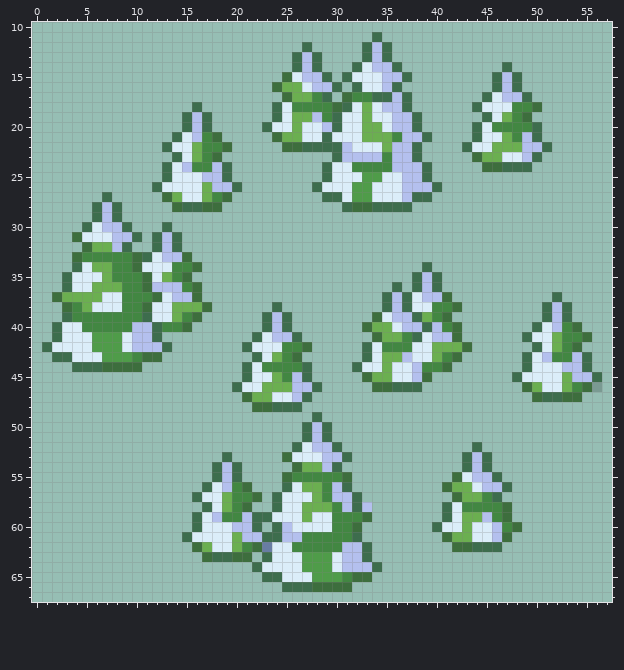
Two states of a sprite sheet, Images/TileSets/Civ6 SR/Tiles/ForestT.png. Above is the file before it was changed.
The file is 64x72 pixels. Pixels under 10% opacity are left out. Shown: x 0..57, y 10..67.
The result:
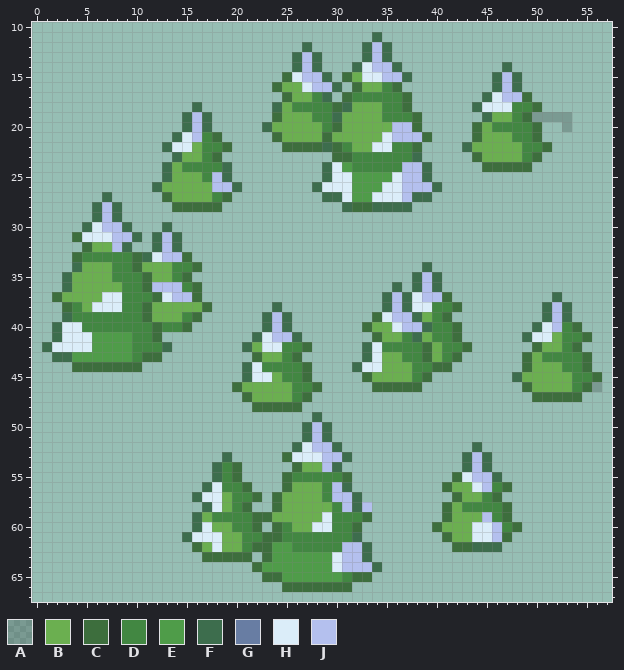
Palette (. is transparent): A #00000030  B #6baf50  C #3d6e3d  D #428742  E #4f9c49  F #3d6d4d  G #687da3  H #dbedf9  J #b4c0ee
What changed:
@@ x 0..57 @@
 14 ..........................FJF...FHJJF..........F..........
-15 .........................CHJJF.FHHHJJF........FJF.........
-16 ........................CBBHJJF.FHHJF.........FJF.........
-17 .........................CBBDF.CDDFFJF.......FHJJF........
-18 ................F.......FHDDDDCFHBHJJF......FHHHDDC.......
-19 ...............FJF......FHBBJDFHHBHHJJF......FHBDC........
-20 ...............FJF.....FHHBHHJFHHBBHJJF.....FHDDDDF.......
-21 ..............FHJDC.....CBBHHFHHHBBBDJJF....FHHBDJF.......
-22 .............FHHBDDC.....CCFFFFJHHHBJJF....FHHBBBJJF......
-23 ..............FHBDC...........FJJJJDJJF.....CBBHHJF.......
-24 .............FHJDDJF.........FHHDDDDJJJF.....CCFFF........
-25 .............FHHHJJF.........FHHHEEHHJJF..................
-26 ............FHHHHBJJF.......FHHHEEHHHJJJF.................
-27 .......F.....CBHHBDC.........FFHEEHHHJFF..................
-28 ......FJF.....CFFCC............FCCFFFF....................
+15 .........................CHJJF.CBHHJJF........FJF.........
+16 ........................CBBHJJF.CBBDC.........FJF.........
+17 .........................CBBDF.CDDDDDC.......FHJJC........
+18 ................F.......FBDDDDCFBBBDDC......FHHHDDC.......
+19 ...............FJF......CBBBDDFBBBBDDDC......FBBDCAAAA....
+20 ...............FJF.....FBBBBBDCBBBBBJJC.....CBDDDDC..A....
+21 ..............FHJDC.....CBBBBCBBBBBHJJJC....CBBBDDC.......
+22 .............FHHBDDC.....CCCCFCDBBHHDDC....FBBBBBDDC......
+23 ..............FBBDC...........CCDDDDDDF.....CBBBBDC.......
+24 .............FBDDDDF.........FHEDDDDDJJF.....CCCCC........
+25 .............FBBBDJF.........FHHEEEEHJJF..................
+26 ............FBBBBBJJF.......FHHHEEEHHJJJF.................
+27 .......F.....CBBBBDC.........FFHEEHHHJFF..................
+28 ......FJF.....CCCCC............FCCFFFF....................
 29 ......FJF.................................................
@@ x 0..57 @@
 33 ....CDDDDDCFHJJC..........................................
-34 ....FHBBDDCHHHDDC......................F..................
-35 ...FHHHBDDDCHBDC......................FJF.................
-36 ...FHHBBBDDCJJJDC...................F.FJF.................
+34 ....FBBBDDCBBBDDC......................F..................
+35 ...FBBBBDDDCBBDC......................FJF.................
+36 ...FBBBBBDDCJJJDC...................F.FJF.................
 37 ..CBBBBHHDDDCHJJC..................FJFHJJC..........F.....
-38 ...CDBHHHDDCHHBBBC......F..........FJFHHDDC........FJF....
-39 ...FDDDDDDDFHHBDC......FJF........CHJJFBDC.........FJF....
-40 ..FHHDDDDDJJFDDC.......FJF.......CBBHJJFJDC.......FHJDC...
-41 ..FHHHEEEHJJF.........FHJJF.......CBBDFHJJC......FHHBDDC..
-42 .FHHHHEEEHJJJF.......FHHHDDC.....FHDDDHHBBBC......FHBDC...
-43 ..FFHHHEEEDCC.........FHBDC......FHBBJHHBDC......FHJDDJF..
-44 ....FFFCCCC..........FHDDDDF....FHHBHHJDDC.......FHHHJJF..
-45 .....................FHHBDJF.....CBBHHJC........FHHHHBJJF.
-46 ....................FHHBBBJJF.....CCFFF..........CBHHBDCA.
-47 .....................CBBHHJF......................CFFCC...
-48 ......................CCFFF...............................
+38 ...CDBHHHDDCBBBBBC......F..........FJFHHDDC........FJF....
+39 ...FDDDDDDDCBBBDC......FJF........CHJJFBDC.........FJF....
+40 ..FHHDDDDDDDCDDC.......FJF.......CBBHJJFDDC.......FHJDC...
+41 ..FHHHEEEEDDC.........FHJJF.......CBBDFBDDC......FHHBDDC..
+42 .FHHHHEEEEDDDF.......FBHHDDC.....FHDDDDCBDDC......CBBDC...
+43 ..FFEEEEEEDCC.........CBBDC......FHBBDDCBDC......CBDDDDC..
+44 ....CCCCCCC..........FHDDDDC....FHHBBBDDCC.......CBBBDDC..
+45 .....................FHHBDDC.....CBBBBDC........FBBBBBDDC.
+46 ....................CBBBBBDDC.....CCCCC..........CBBBBDCA.
+47 .....................CBBBBDC......................CCCCC...
+48 ......................CCCCC...............................
 49 ............................F.............................
@@ x 15..49 @@
 53 ....F.....CHHHJJF...........FJF....
-54 ...FJF.....CBBJF............FJF....
-55 ...FJF....CDDDDDC..........CHJJF...
-56 ..FHJDC...FHBBDJF.........CBBHJJF..
-57 .FHHBDDC.FHHHBDJJF.........CBBDF...
-58 ..FHBDC..FHHBBBDJFJ.......FHDDDDC..
-59 .FHJDDJFFHHHBHHDDDC.......FHBBJDC..
-60 .FHHHJJF.FJHHHHDDC.......FHHBHHJDC.
-61 FHHHHBJJFFJJDDDDDF........CBBHHJC..
-62 .CBHHBDCGHHDDDDDJJF........CCFFF...
-63 ..CFFCC.FHHHEEEHJJF................
-64 .......FHHHHEEEHJJJF...............
-65 ........FFHHHEEEDCC................
-66 ..........FFFCCCC..................
+54 ...FDC.....CBBJF............FJF....
+55 ...FDC....CDDDDDC..........CHJJF...
+56 ..FHDDC...CBBBDJF.........CBBHJDC..
+57 .FHHBDDC.CBBBBDJJF.........CBBDC...
+58 ..FHBDC..CBBBBBDJFJ.......CBDDDDC..
+59 .FBDDDDCCBBBBBHDDDC.......CBBBJDC..
+60 .FHBBDDC.CDBBHHDDC.......CBBBHHJDC.
+61 FHHHBBDDCCDDDDDDDF........CBBHHJC..
+62 .CBHBBDCCEEDDDDDJJF........CCFFF...
+63 ..CCCCC.CEEEEEEHJJF................
+64 .......CEEEEEEEHJJJF...............
+65 ........CCEEEEEEDCC................
+66 ..........CCCCCCC..................
 67 ...................................
Pixel boxes of the changes (left, top, right, bottom) in both pictures:
changed: (272, 72, 572, 192)
changed: (162, 152, 222, 212)
changed: (72, 262, 172, 372)
changed: (392, 322, 462, 392)
changed: (232, 342, 322, 412)
changed: (522, 342, 602, 402)
changed: (202, 462, 322, 592)
changed: (432, 482, 512, 532)
